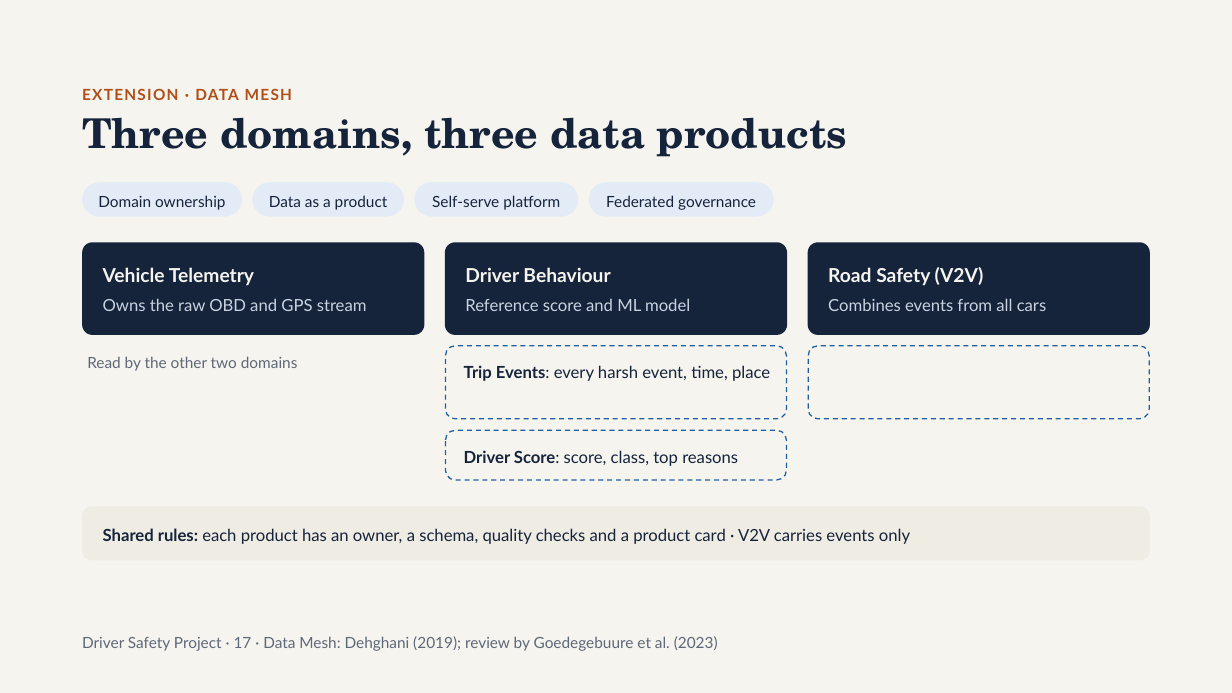
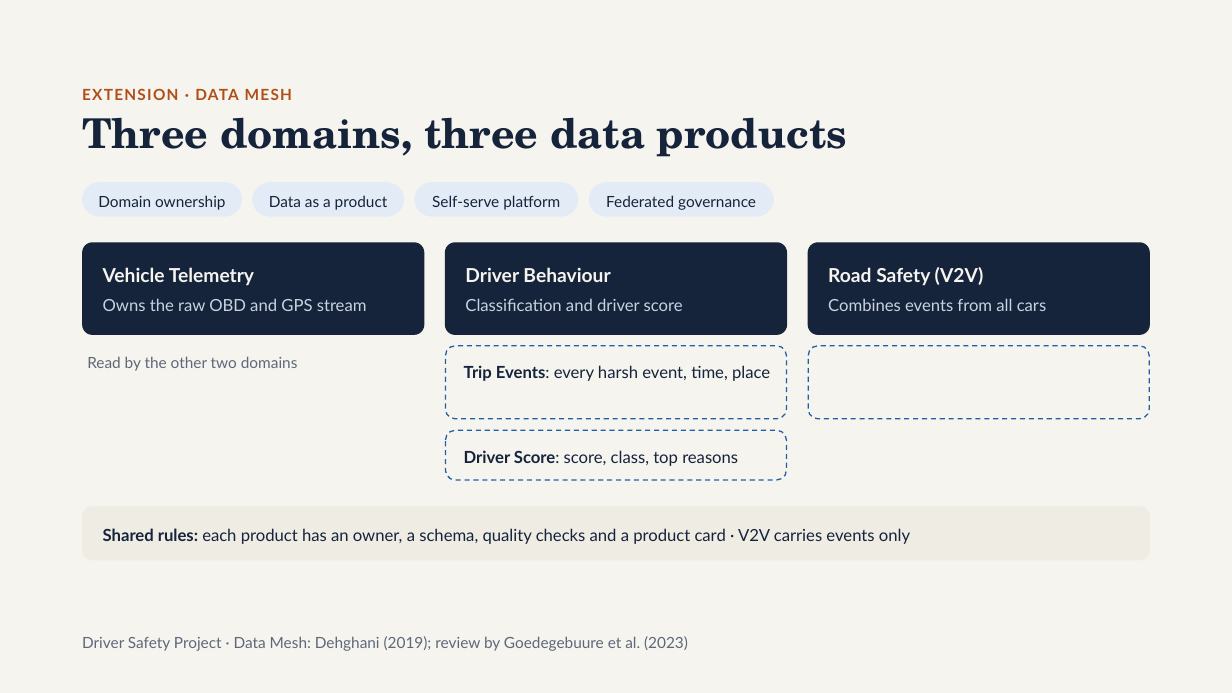
Before and after one commit to Osama-Gamil/Driver-Behaviour-PR, a slide deck: slide 36 of presentation/Driver_Safety_Project.pptx. Drawn at 1232x693 pixels with LibreOffice and Linux fonts; fonts in the diff are those of the drawing. Boxes give left, top, right and bottom in pixels: in the first picture for what was removed or moved away, otherwise in the second. Text is boxed around its words. In the diff, an @@ line names an element or a change of style, - is before the commit and + after.

```diff
--- a/presentation/Driver_Safety_Project.pptx
+++ b/presentation/Driver_Safety_Project.pptx
@@ text at [465, 298, 683, 311]: text changed @@
-Reference score and ML model
+Classification and driver score
@@ text at [82, 636, 688, 651]: text changed @@
-Driver Safety Project · 17 · Data Mesh: Dehghani (2019); review by Goedegebuure et al. (2023)
+Driver Safety Project · Data Mesh: Dehghani (2019); review by Goedegebuure et al. (2023)
```
Also in this commit, not shown: 11 other slides changed, 1 slide added, 3 slides removed.
